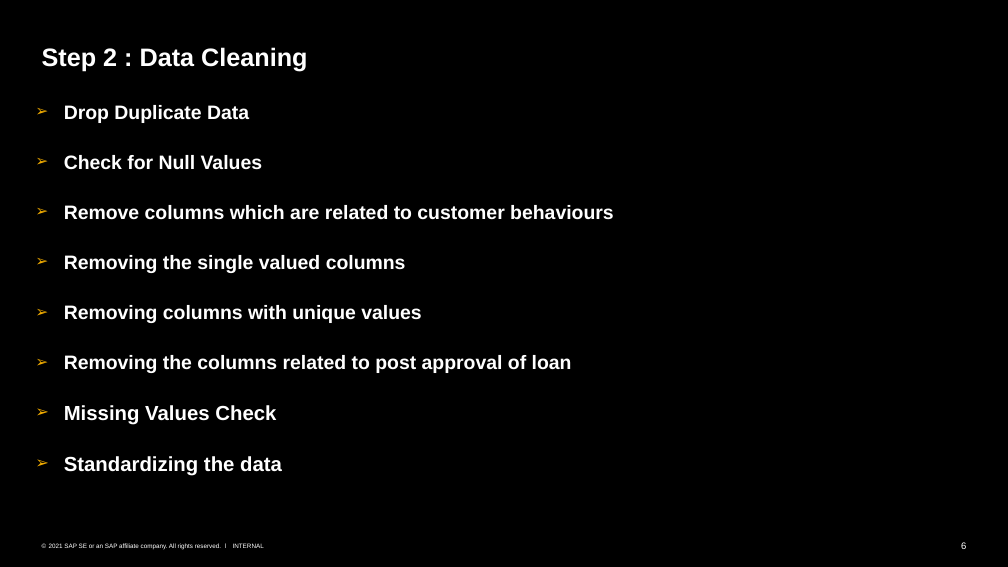
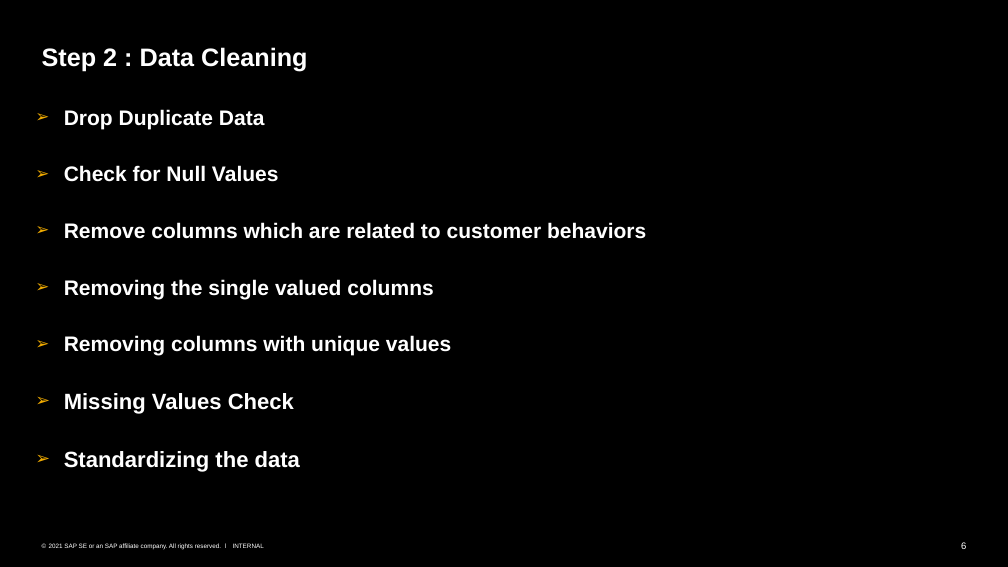
Before and after one commit to Monika1244/Lending_Club_Case_Study, a slide deck: slide 6 of Lending_Club_Case_Study.pptx. Drawn at 1008x567 pixels with LibreOffice and Linux fonts; fonts in the diff are those of the drawing. Boxes give left, top, right and bottom in pixels: in the first picture for what was removed or moved away, otherwise in the second. Text is boxed around its words. In the diff, an @@ line names an element or a change of style, - is before the commit and + after.

```diff
--- a/Lending_Club_Case_Study.pptx
+++ b/Lending_Club_Case_Study.pptx
@@ text at (x1=64, y1=109, x2=451, y2=472): size 18.5 to 20 pt in "Drop Duplicate Data", "Check for Null Values", "Removing the single valued columns", "Removing columns with unique values"; size 19.4 to 21 pt in "Missing Values Check", "Standardizing the data"; line spacing 0.8 to 1 @@
@@ text at (x1=64, y1=222, x2=646, y2=239): text changed; size 18.5 to 20 pt @@
-➢ Remove columns which are related to customer behaviours
+➢ Remove columns which are related to customer behaviors
@@ text at (x1=64, y1=355, x2=572, y2=373): paragraph removed @@
-➢ Removing the columns related to post approval of loan
```
Also in this commit, not shown: 19 other slides changed, 2 slides removed.
